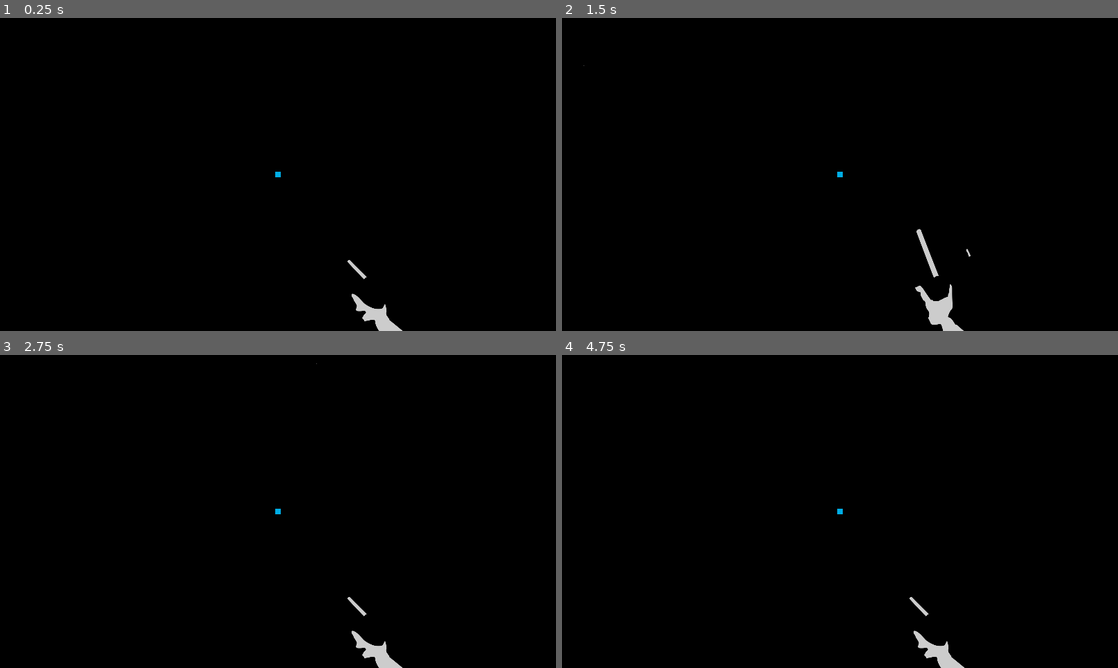
Above: before the commit, frames 1-4 (two rows, left to right).
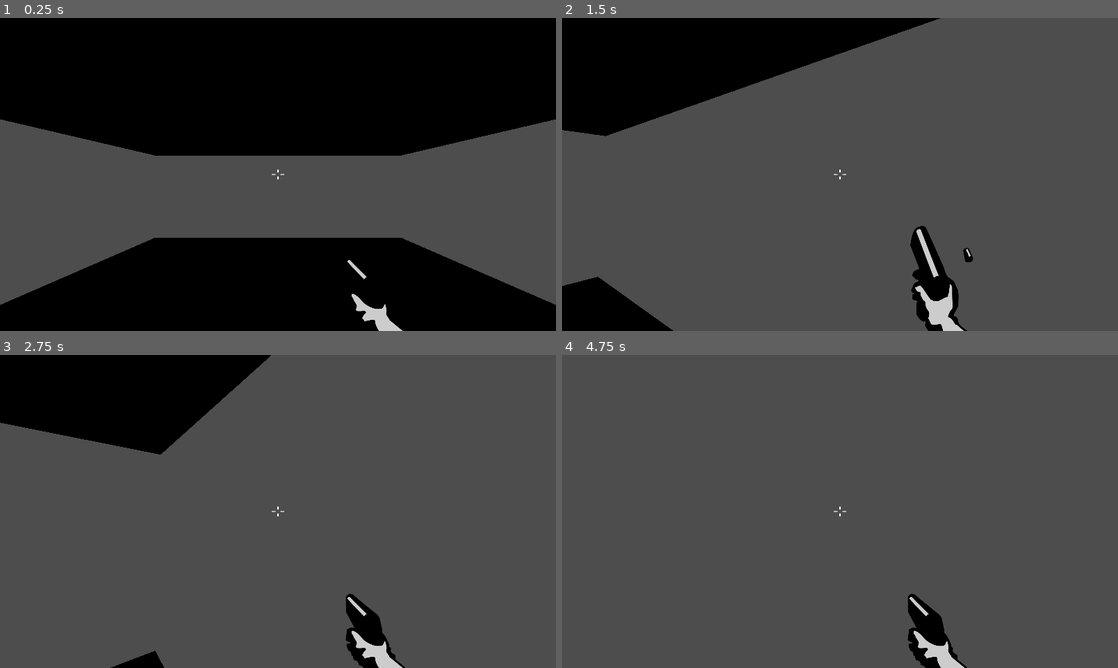
Above: after the commit, the same moments.

Repository: Genussmensch/OTIS
Game: Godot game, scene res://Demo.tscn
Two runs of this game, one before a commit and one after it. Both use one fixed random seed, a clock stepped at 60 frames per second and the inputs below. This scene is started directly instead of the project's main scene.
Inputs (mouse positions are in pixels of both pictures, inside the frame that each line leads up to):
- Up to frame 1 (0.25 s): no input
- Up to frame 2 (1.5 s): tap Enter at 0.5 s; move the mouse to (867, 174) at 0.52 s; hold W (move_forwards) from 0.53 s (still down); click (867, 174) at 0.6 s; move the mouse to (812, 174) at 1.27 s; click (812, 174) at 1.35 s
- Up to frame 3 (2.75 s): keep holding W (move_forwards); tap R (restart) at 2 s; move the mouse to (289, 505) at 2.02 s; click (289, 505) at 2.1 s
- Up to frame 4 (4.75 s): keep holding W (move_forwards); move the mouse to (834, 517) at 2.77 s; click (834, 517) at 2.85 s; tap R (restart) at 3.5, 4.15 s; move the mouse to (878, 514) at 3.52 s; click (878, 514) at 3.6 s; move the mouse to (795, 508) at 4.27 s; click (795, 508) at 4.35 s

The runs differ from the first frame. In frame 1, 35% of the frame differs, in the area x 0-100%, y 32-92%; in frame 2, 82%; in frame 3, 87%; in frame 4, 99%, in the area x 0-100%, y 0-100%.
Error before the commit: Invalid call. Nonexistent function 'get_width' in base 'Nil'. (res://GridMap.gd:11)

Commit message:
1212202302
Wrote the tileset function thst sets tiles into the scene.
Player scene or the function still needs fixing

Diff:
--- a/Demo.tscn
+++ b/Demo.tscn
@@ -8,10 +8,7 @@
 
 [node name="GridMap" type="GridMap" parent="."]
 mesh_library = ExtResource("1_yqcqa")
-data = {
-"cells": PackedInt32Array(0, 1, 1, 1, 1, 1, 0, 2, 1, 1, 2, 1, 2, 2, 0, 2, 1, 0, 2, 0, 0, 1, 0, 0, 0, 0, 0, 65535, 0, 0, 65535, 1, 0, 65535, 2, 0, 65535, 3, 0, 0, 3, 0, 1, 3, 0, 2, 3, 0)
-}
 script = ExtResource("2_606fl")
 
 [node name="Player" parent="GridMap" instance=ExtResource("1_407f6")]
-transform = Transform3D(1, 0, 0, 0, 1, 0, 0, 0, 1, 0.997634, 0.778064, 2.85814)
+transform = Transform3D(1, 0, 0, 0, 1, 0, 0, 0, 1, 1, 0.8, 3)
--- a/GridMap.gd
+++ b/GridMap.gd
@@ -1,25 +1,21 @@
 extends GridMap
 
-
-var tilemap2D : TileMap
+@onready var tileset = preload("res://ASSETS/BLENDER/DemoTiles.tres")
 
 func _ready():
-	# Assuming the tilemap2D is set in the inspector
-	create_3d_layout()
+	set_spawn()
 
-func create_3d_layout():
-	for x in range(tilemap2D.get_width()):
-		for y in range(tilemap2D.get_height()):
-			# Get the cell data from the 2D tilemap
-			var cell_value = tilemap2D.get_cell(x, y)
+func set_spawn():
+	place_tile(1, 1, 1)
+	place_tile(0, 1, 1)
+	place_tile(-1, 1, 1)
+	place_tile(1, 0, 1)
+	place_tile(0, 0, 1)
+	place_tile(-1, 0, 1)
+	place_tile(1, -1, 1)
+	place_tile(0, -1, 1)
+	place_tile(-1, -1, 1)
 
-			# Create corresponding 3D objects based on the cell_value
-			if cell_value != -1:  # Assuming -1 means an empty tile
-				var instance = preload("res://MapGen.tscn").instance()
-				var transform = Transform3D()
-				transform.origin = Vector3(x * 2, 0, y * 2)  # Adjust the scale factor as needed
-				instance.transform = transform
-				add_child(instance)
-				set_cell_item(instance, 0, 2)
-
-#Adjust the script based on the structure of your 3D objects and the logic for mapping 2D tiles to 3D objects. This is a basic example, and you may need to consider factors such as tile rotation, scaling, or using different 3D objects based on the tile value.
+func place_tile(x, z, tile_index):
+	var tile_coordinates = Vector3(x, 0, z)  # Assuming a 2D grid, so Z-coordinate is 0
+	set_cell_item(tile_coordinates, tile_index)
--- a/player.gd
+++ b/player.gd
@@ -1,8 +1,8 @@
 extends CharacterBody3D
 
-@onready var animated_sprite_2d = $CanvasLayer/GunBase/AnimatedSprite2D
-@onready var ray_cast_3d = $RayCast3D
-@onready var shoot_sound = $ShootSound
+@onready var animated_sprite_2d = $Head/CanvasLayer/GunBase/AnimatedSprite2D
+@onready var ray_cast_3d = $Head/RayCast3D
+@onready var shoot_sound = $Head/ShootSound
 
 
 const SPEED = 5.0
@@ -14,14 +14,14 @@
 func _ready():
 	Input.mouse_mode = Input.MOUSE_MODE_CAPTURED
 	animated_sprite_2d.animation_finished.connect(shoot_anim_done)
-	$CanvasLayer/DeathScreen/Panel/Button.button_up.connect(restart)
+	$Head/CanvasLayer/DeathScreen/Panel/Button.button_up.connect(restart)
 
 func _input(event):
 	if dead:
 		return
 	if event is InputEventMouseMotion:
 		rotation_degrees.y -= event.relative.x * MOUSE_SENS
-		rotation_degrees.x -= event.relative.y * MOUSE_SENS
+		#rotation_degrees.x -= event.relative.y * MOUSE_SENS
 func _process(delta):
 	if Input.is_action_just_pressed("exit"):
 		get_tree().quit()
@@ -65,5 +65,5 @@
 
 func kill():
 	dead = true
-	$CanvasLayer/DeathScreen.show()
+	$Head/CanvasLayer/DeathScreen.show()
 	Input.mouse_mode = Input.MOUSE_MODE_VISIBLE
--- a/player.tscn
+++ b/player.tscn
@@ -1,7 +1,8 @@
-[gd_scene load_steps=11 format=3 uid="uid://d3thxbld6axya"]
+[gd_scene load_steps=12 format=3 uid="uid://d3thxbld6axya"]
 
 [ext_resource type="Script" path="res://player.gd" id="1_ltc0k"]
 [ext_resource type="Texture2D" uid="uid://ducwu1mhnqckn" path="res://ASSETS/SIGHTS/gun_sprites.png" id="1_wsjox"]
+[ext_resource type="Texture2D" uid="uid://471eqetbkk04" path="res://ASSETS/SIGHTS/crosshair.png" id="2_4hthw"]
 [ext_resource type="AudioStream" uid="uid://vuvlv83e76sq" path="res://ASSETS/SOUNDS/PEW.wav" id="3_r448r"]
 
 [sub_resource type="CapsuleShape3D" id="CapsuleShape3D_7xmbu"]
@@ -60,21 +61,25 @@
 collision_mask = 3
 script = ExtResource("1_ltc0k")
 
-[node name="CollisionShape3D" type="CollisionShape3D" parent="."]
+[node name="Body" type="CollisionShape3D" parent="."]
 transform = Transform3D(0.8, 0, 0, 0, 0.8, 0, 0, 0, 0.8, 0, 1.18985, 0)
 shape = SubResource("CapsuleShape3D_7xmbu")
 
-[node name="RayCast3D" type="RayCast3D" parent="."]
+[node name="Head" type="Node3D" parent="."]
+
+[node name="RayCast3D" type="RayCast3D" parent="Head"]
 transform = Transform3D(1, 0, 0, 0, 1, 0, 0, 0, 1, 0, 1.5, 0)
 target_position = Vector3(0, 0, -1000)
 collision_mask = 3
 
-[node name="Camera3D" type="Camera3D" parent="."]
-transform = Transform3D(1, 0, 0, 0, 1, 0, 0, 0, 1, 0, 1.5, 0)
+[node name="Camera3D" type="Camera3D" parent="Head"]
+transform = Transform3D(1, 0, 0, 0, 0.998853, -0.0478735, 0, 0.0478735, 0.998853, 0, 1.5, 0)
+rotation_edit_mode = 2
+near = 0.001
 
-[node name="CanvasLayer" type="CanvasLayer" parent="."]
+[node name="CanvasLayer" type="CanvasLayer" parent="Head"]
 
-[node name="GunBase" type="Control" parent="CanvasLayer"]
+[node name="GunBase" type="Control" parent="Head/CanvasLayer"]
 layout_mode = 3
 anchors_preset = 7
 anchor_left = 0.5
@@ -87,7 +92,7 @@
 grow_horizontal = 2
 grow_vertical = 0
 
-[node name="AnimatedSprite2D" type="AnimatedSprite2D" parent="CanvasLayer/GunBase"]
+[node name="AnimatedSprite2D" type="AnimatedSprite2D" parent="Head/CanvasLayer/GunBase"]
 position = Vector2(223, -86)
 scale = Vector2(0.5, 0.5)
 sprite_frames = SubResource("SpriteFrames_2ouaf")
@@ -96,21 +101,12 @@
 frame = 3
 frame_progress = 1.0
 
-[node name="Crosshair" type="ColorRect" parent="CanvasLayer"]
-anchors_preset = 8
-anchor_left = 0.5
-anchor_top = 0.5
-anchor_right = 0.5
-anchor_bottom = 0.5
-offset_left = -6.0
-offset_top = -6.0
-offset_right = 6.0
-offset_bottom = 6.0
-grow_horizontal = 2
-grow_vertical = 2
-color = Color(0, 0.678431, 0.898039, 1)
+[node name="Crosshair" type="Sprite2D" parent="Head/CanvasLayer"]
+position = Vector2(576, 324)
+scale = Vector2(0.5, 0.375)
+texture = ExtResource("2_4hthw")
 
-[node name="DeathScreen" type="Control" parent="CanvasLayer"]
+[node name="DeathScreen" type="Control" parent="Head/CanvasLayer"]
 visible = false
 layout_mode = 3
 anchors_preset = 15
@@ -119,7 +115,7 @@
 grow_horizontal = 2
 grow_vertical = 2
 
-[node name="Panel" type="Panel" parent="CanvasLayer/DeathScreen"]
+[node name="Panel" type="Panel" parent="Head/CanvasLayer/DeathScreen"]
 layout_mode = 1
 anchors_preset = 8
 anchor_left = 0.5
@@ -133,7 +129,7 @@
 grow_horizontal = 2
 grow_vertical = 2
 
-[node name="Label" type="Label" parent="CanvasLayer/DeathScreen/Panel"]
+[node name="Label" type="Label" parent="Head/CanvasLayer/DeathScreen/Panel"]
 layout_mode = 1
 anchors_preset = 8
 anchor_left = 0.5
@@ -148,7 +144,7 @@
 grow_vertical = 2
 text = "YOU DIED"
 
-[node name="Button" type="Button" parent="CanvasLayer/DeathScreen/Panel"]
+[node name="Button" type="Button" parent="Head/CanvasLayer/DeathScreen/Panel"]
 layout_mode = 1
 anchors_preset = 8
 anchor_left = 0.5
@@ -163,7 +159,7 @@
 grow_vertical = 2
 text = "Restart"
 
-[node name="ShootSound" type="AudioStreamPlayer" parent="."]
+[node name="ShootSound" type="AudioStreamPlayer" parent="Head"]
 stream = ExtResource("3_r448r")
 volume_db = -9.349
 bus = &"Sfx"
Not shown: 4 places in ASSETS/BLENDER/DemoTiles.tres that only renumber resources
Binary file added: ASSETS/SIGHTS/crosshair.png
Not shown, added: ASSETS/SIGHTS/crosshair.png.import
